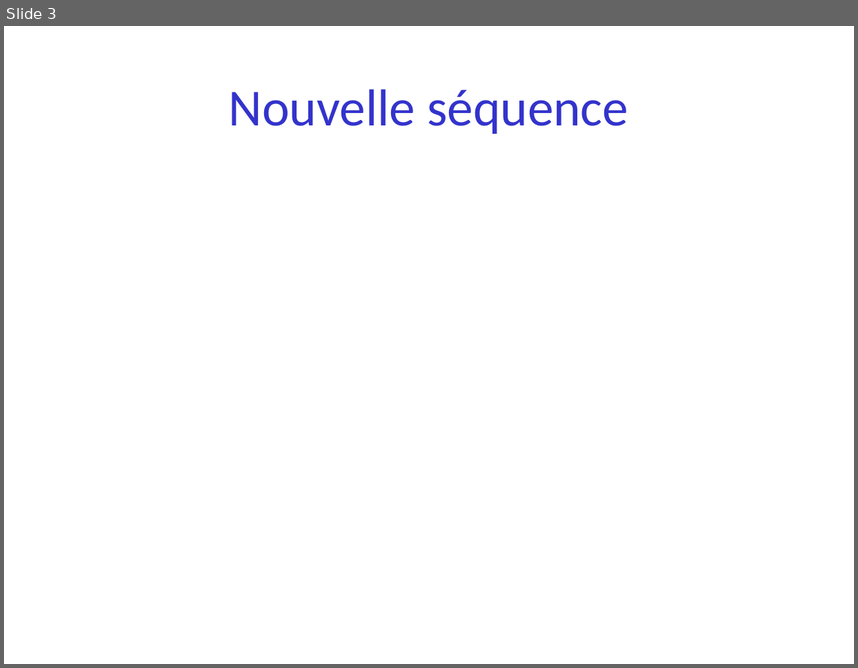
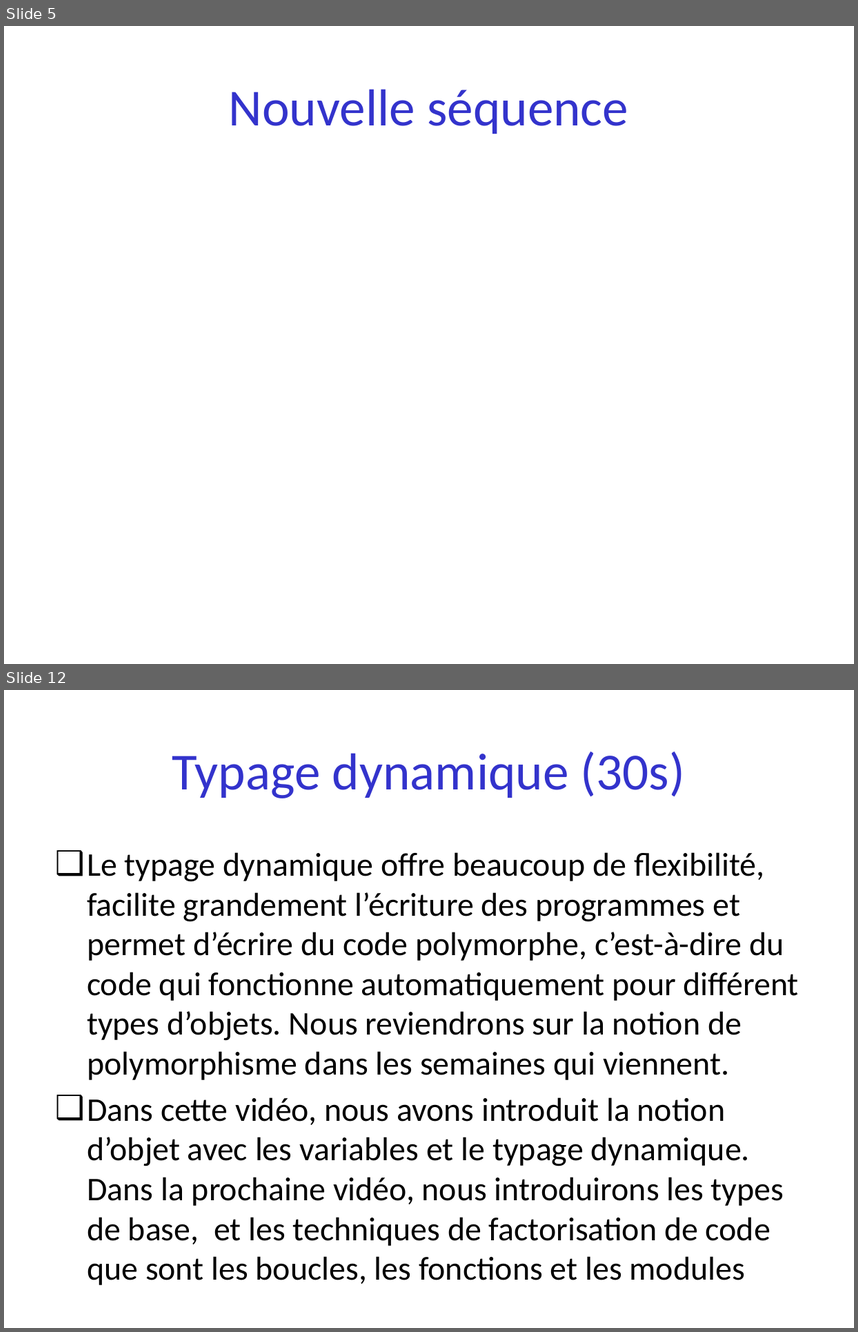
Before and after one commit to parmentelat/flotpython-archive, a slide deck: semaine2/semaine2-0.pptx. Shown one above the other, each under a label of ours: slide 3 before the commit, slides 5 and 12 after it; the slides between them are not shown. The pictures are 858x668 and 858x1332 pixels, drawn with LibreOffice and Linux fonts; fonts in the diff are those of the drawing. Boxes give left, top, right and bottom in pixels: in the first picture for what was removed or moved away, otherwise in the second. Text is boxed around its words. In the diff, an @@ line names an element or a change of style, - is before the commit and + after.

Commit message:
creation semaine 0bis pour l'introduction des notions de base nécessaire à l'écriture de petits programmes
semaine 0 : DONE
semaine 0bis : en cours

```diff
--- a/semaine2/semaine2-0.pptx
+++ b/semaine2/semaine2-0.pptx
@@ slide 12 added at (4,690,854,1328), background #FFFFFF @@
@@ title added at (172,751,685,798), 44 pt, text #3333CC @@
+Typage dynamique (30s)
@@ text added at (87,852,799,1285), 28 pt, text #000000 @@
+❑ Le typage dynamique offre beaucoup de flexibilité, facilite grandement l’écriture des programmes et permet d’écrire du code polymorphe, c’est-à-dire du code qui fonctionne automatiquement pour différent types d’objets. Nous reviendrons sur la notion de polymorphisme dans les semaines qui viennent.
+❑ Dans cette vidéo, nous avons introduit la notion d’objet avec les variables et le typage dynamique. Dans la prochaine vidéo, nous introduirons les types de base, et les techniques de factorisation de code que sont les boucles, les fonctions et les modules
@@ what was slide 3 is now slide 5 @@
```
Also in this commit, not shown: 7 slides changed, 4 other slides added, 1 slide removed, 3 other files.
